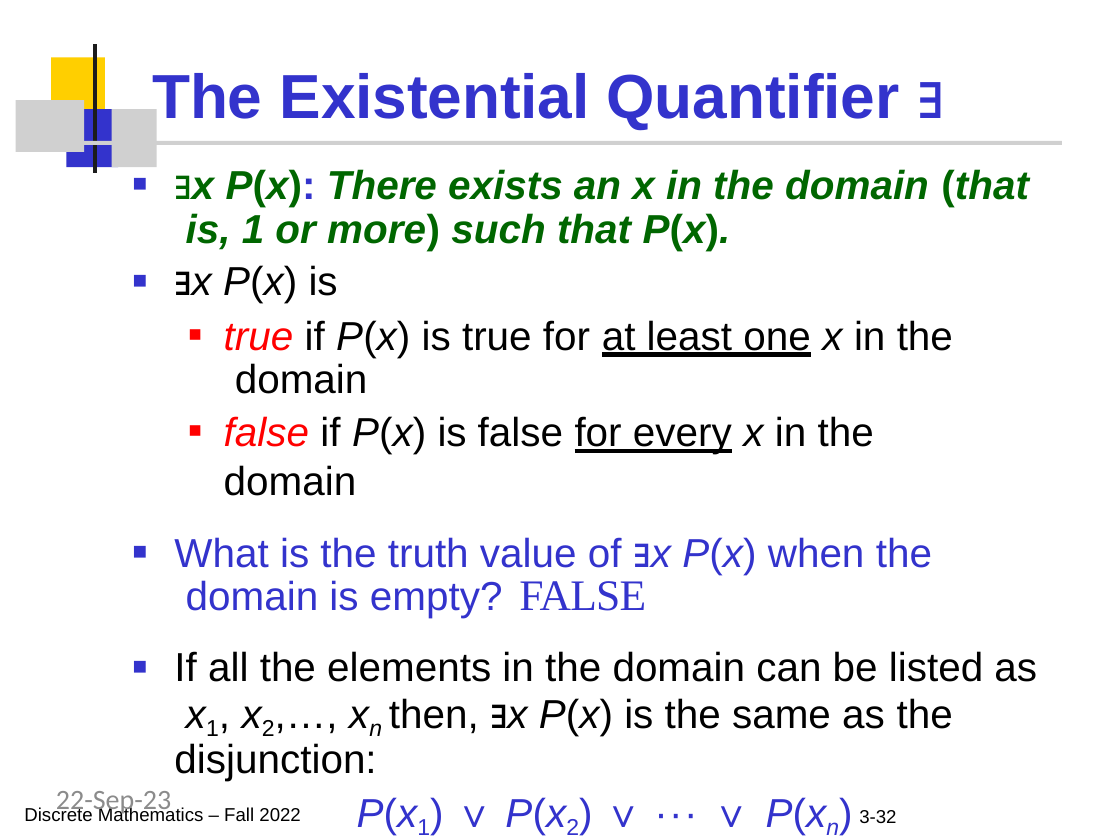
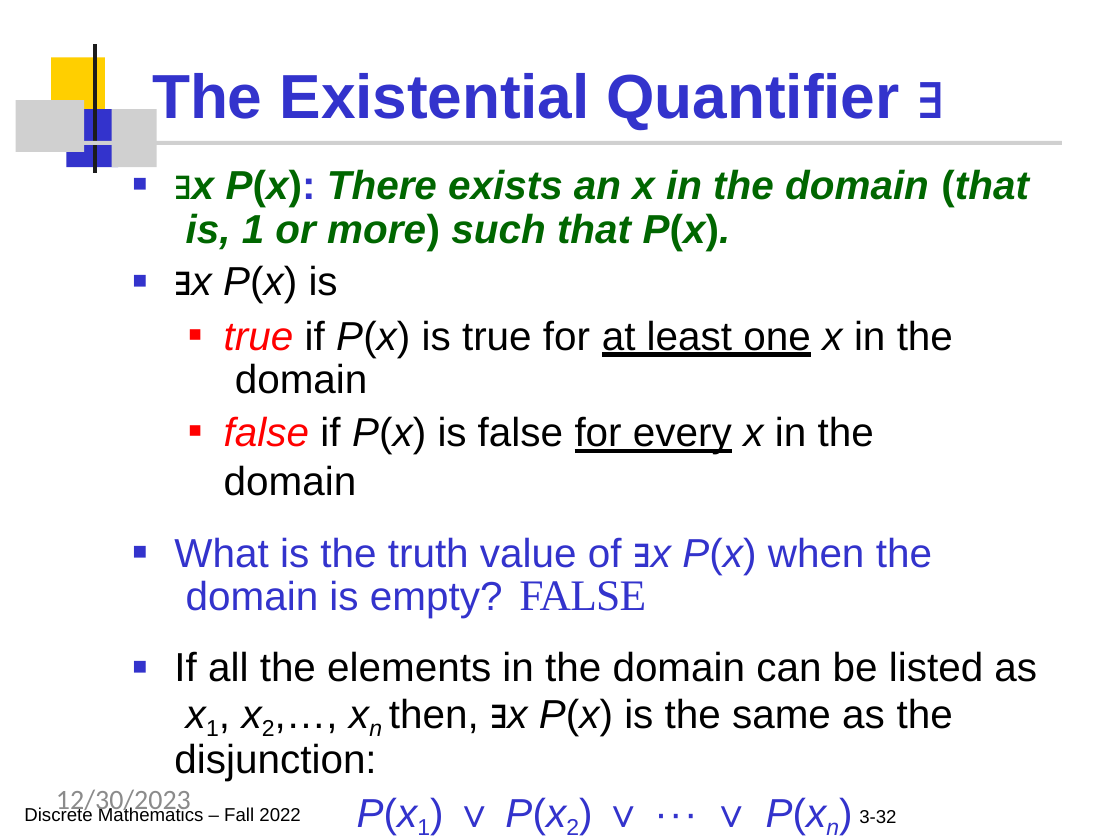
Before and after one commit to Nouman-Usman/Discrete-Mathematics, a slide deck: slide 32 of DM-Week02.pptx. Drawn at 1120x840 pixels with LibreOffice and Linux fonts; fonts in the diff are those of the drawing; grey boxes stand for pictures; background and template pictures are left out. Boxes give left, top, right and bottom in pixels: in the first picture for what was removed or moved away, otherwise in the second. Text is boxed around its words. In the diff, an @@ line names an element or a change of style, - is before the commit and + after.

```diff
--- a/DM-Week02.pptx
+++ b/DM-Week02.pptx
@@ text at box(56, 789, 191, 816): text changed @@
-22-Sep-23
+12/30/2023
```
Also in this commit, not shown: 51 other slides changed, 1 other file.
